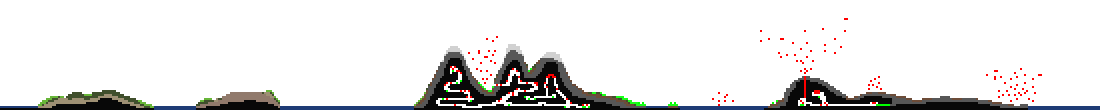
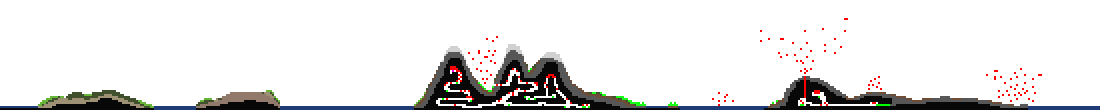
Layered file, before and after one edit (w=1100, h=110). Changes by layer:
painted on "objects" over [left=450, top=66, right=474, bottom=100]
